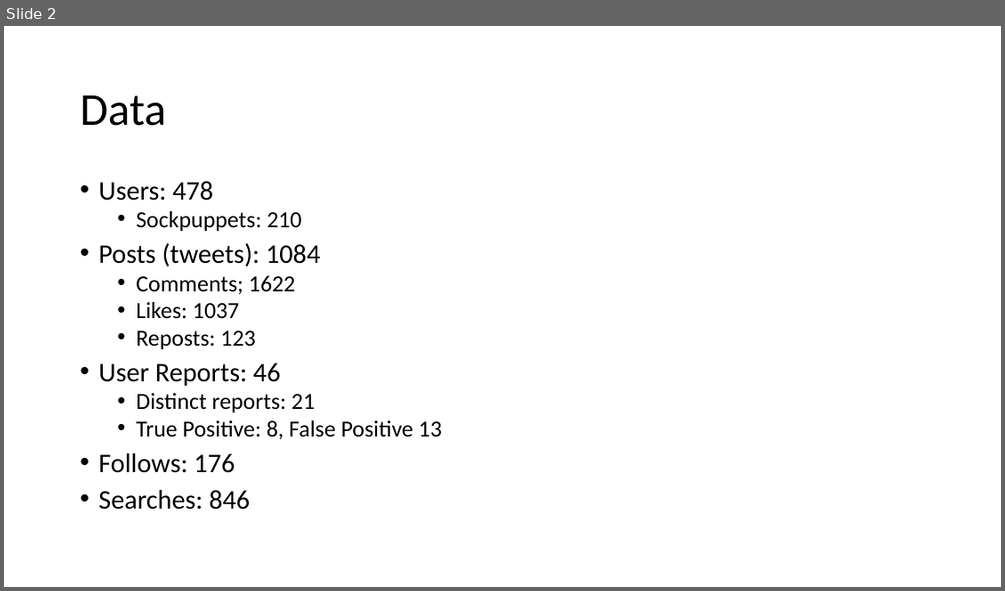
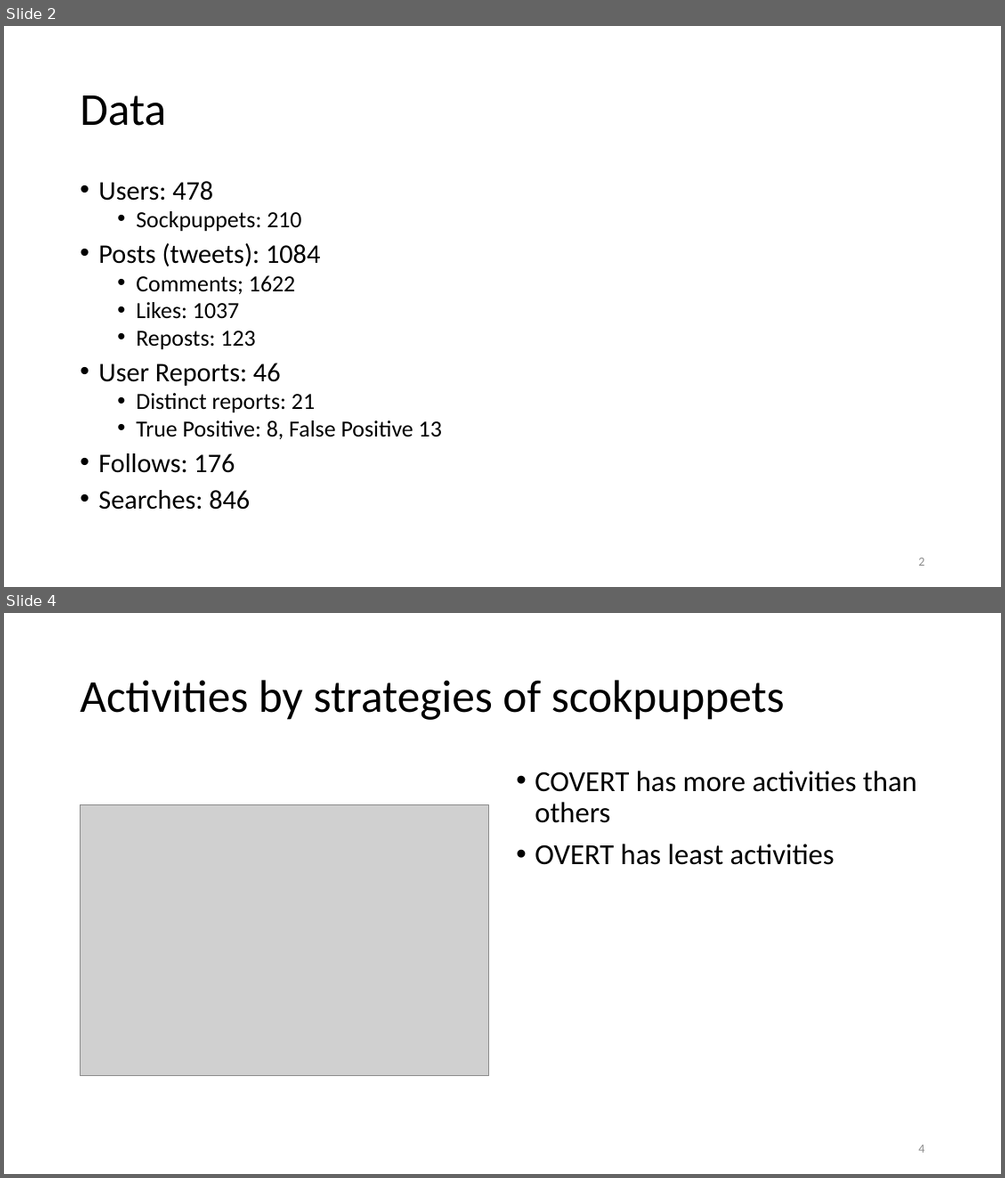
Before and after one commit to ruiliu310/dartpost-research, a slide deck: docs/dartpost.pptx. Shown one above the other, each under a label of ours: slide 2 before the commit, slides 2 and 4 after it; the slides between them are not shown. The pictures are 1005x591 and 1005x1178 pixels, drawn with LibreOffice and Linux fonts; fonts in the diff are those of the drawing; grey boxes stand for pictures. Boxes give left, top, right and bottom in pixels: in the first picture for what was removed or moved away, otherwise in the second. Text is boxed around its words. In the diff, an @@ line names an element or a change of style, - is before the commit and + after.

```diff
--- a/docs/dartpost.pptx
+++ b/docs/dartpost.pptx
@@ slide 4 added at <box>4,613,1001,1174</box>, background #FFFFFF @@
@@ title added at <box>80,680,785,720</box>, 44 pt, text #000000 @@
+Activities by strategies of scokpuppets
@@ text added at <box>534,771,917,865</box>, 28 pt, text #000000 @@
+• COVERT has more activities than others
+• OVERT has least activities
@@ picture added at <box>80,804,488,1075</box> @@
@@ page number added at <box>918,1144,924,1152</box>, 12 pt, text #8C8C8C @@
+4
@@ slide 2 changed as well @@
@@ page number added at <box>918,557,924,565</box>, 12 pt, text #8C8C8C @@
+2
```
Also in this commit, not shown: 3 other slides changed, 7 other slides added, 1 other file.
